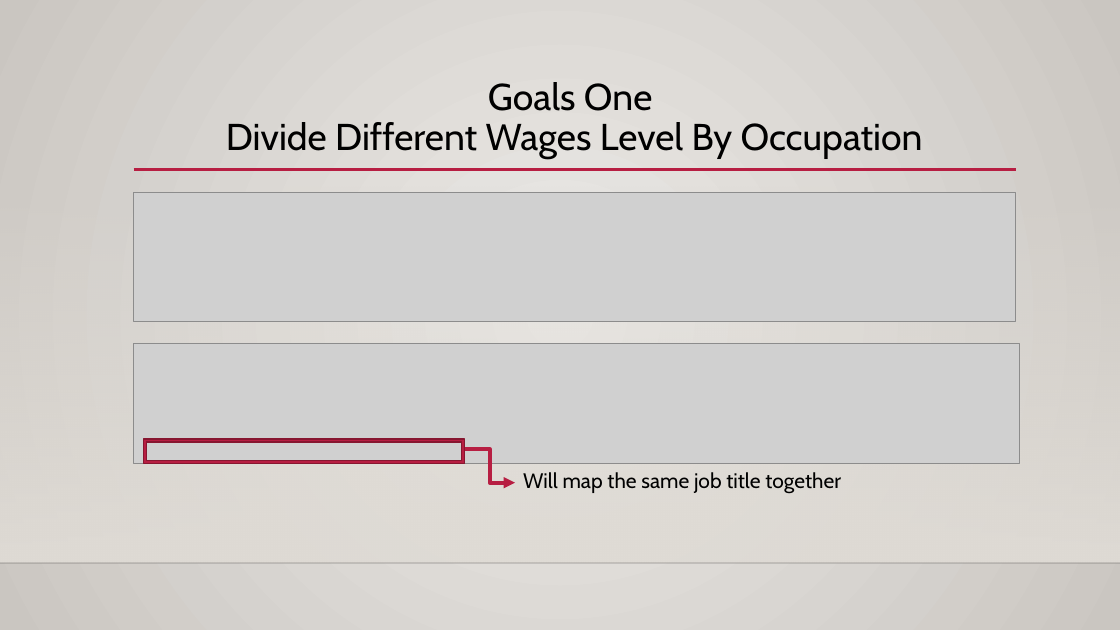
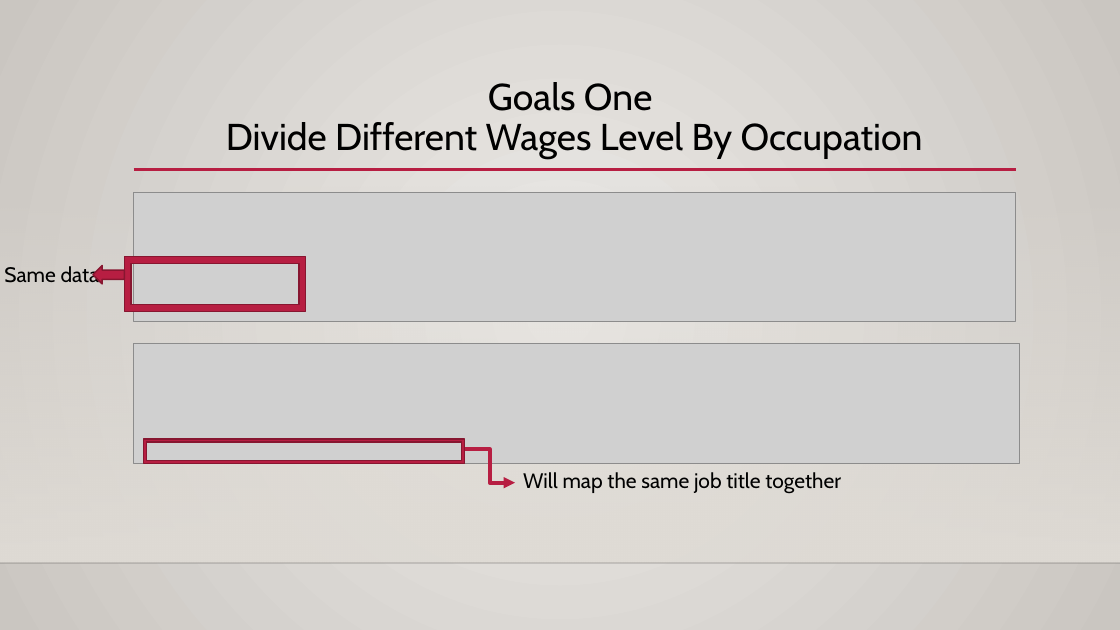
Before and after one commit to menghaohsu/Salary-analysis-using-scala, a slide deck: slide 3 of Final-presentation.pptx. Drawn at 1120x630 pixels with LibreOffice and Linux fonts; fonts in the diff are those of the drawing; grey boxes stand for pictures; background and template pictures are left out. Boxes give left, top, right and bottom in pixels: in the first picture for what was removed or moved away, otherwise in the second. Text is boxed around its words. In the diff, an @@ line names an element or a change of style, - is before the commit and + after.

Commit message:
modify ppt again

```diff
--- a/Final-presentation.pptx
+++ b/Final-presentation.pptx
@@ text added at box(4, 266, 100, 283), 18 pt, text #000000 @@
+Same data
@@ left arrow added at box(93, 266, 124, 284), fill #B71E42, outline #871631 1.25 pt @@
@@ frame added at box(124, 256, 306, 311), fill #B71E42, outline #871631 1.25 pt @@
```
